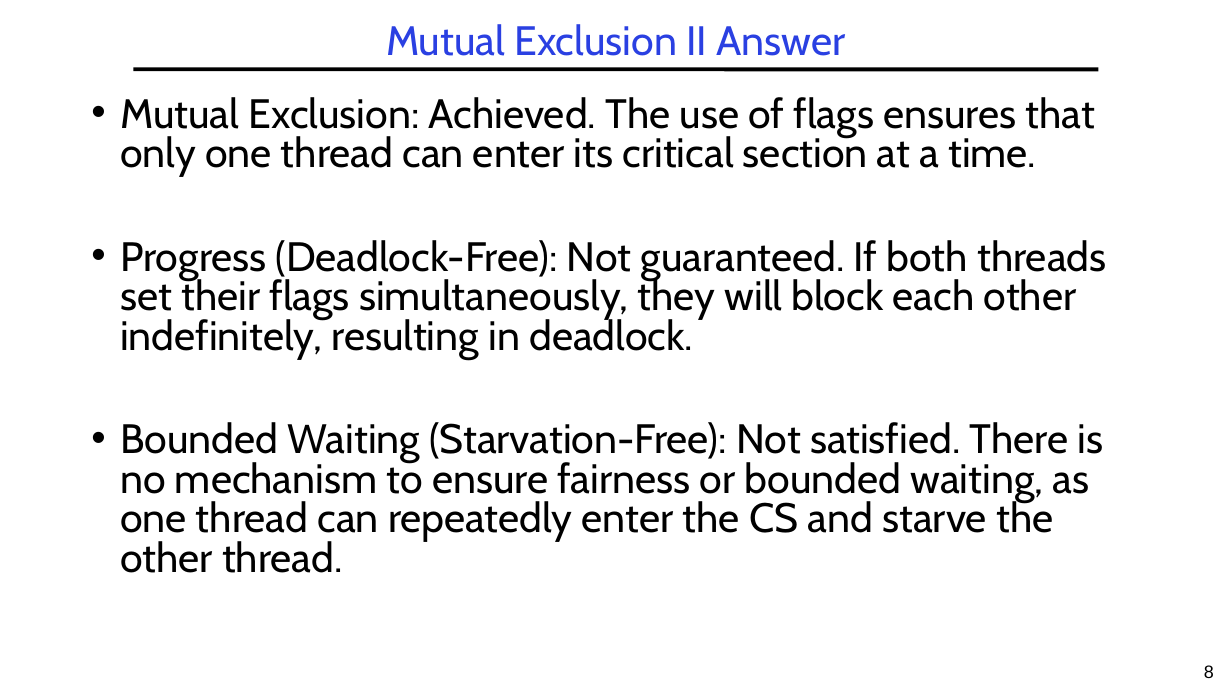
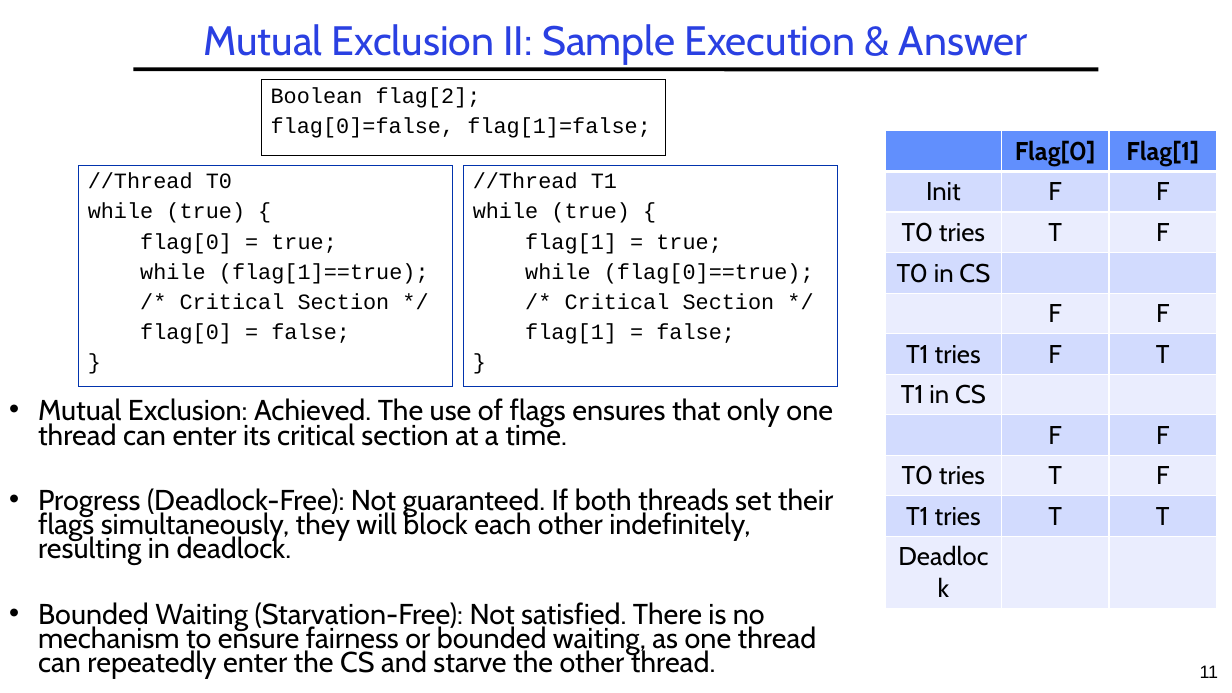
Before and after one commit to guhofstra/CSC256Fa25, a slide deck: slide 11 of PPTs/L3-Exercises ANS.pptx (slide 8 before the commit). Drawn at 1232x693 pixels with LibreOffice and Linux fonts; fonts in the diff are those of the drawing. Boxes give left, top, right and bottom in pixels: in the first picture for what was removed or moved away, otherwise in the second. Text is boxed around its words. In the diff, an @@ line names an element or a change of style, - is before the commit and + after.

```diff
--- a/PPTs/L3-Exercises ANS.pptx
+++ b/PPTs/L3-Exercises ANS.pptx
@@ title at (203,24,1028,65): text changed @@
-Mutual Exclusion II Answer
+Mutual Exclusion II: Sample Execution & Answer
@@ rectangle added at (262,79,666,154), outline #000000 0.75 pt, 17 pt, text #000000 @@
+Boolean flag[2];
+flag[0]=false, flag[1]=false;
@@ table added at (885,131,1215,572), 11 rows, 3 columns @@
+ | Flag[0] | Flag[1]
+Init | F | F
+T0 tries | T | F
+T0 in CS |  | 
+ | F | F
+T1 tries | F | T
+T1 in CS |  | 
+ | F | F
+T0 tries | T | F
+T1 tries | T | T
+Deadlock |  | 
@@ rectangle added at (79,165,453,387), outline #0234AD 0.75 pt, 17 pt, text #000000 @@
+//Thread T0
+while (true) {
+flag[0] = true;
+while (flag[1]==true);
+/* Critical Section */
+flag[0] = false;
+}
@@ rectangle added at (464,165,838,387), outline #0234AD 0.75 pt, 17 pt, text #000000 @@
+//Thread T1
+while (true) {
+flag[1] = true;
+while (flag[0]==true);
+/* Critical Section */
+flag[1] = false;
+}
@@ text "Mutual Exclusion: Achieved. The use ...": place and size @@
-text "Mutual Exclusion: Achieved. The use ..." at (120,97,1106,573)
+text "Mutual Exclusion: Achieved. The use ..." at (38,398,833,679)
@@ text "Mutual Exclusion: Achieved. The use ..." at (38,398,833,679): size 32 to 22.4 pt; line spacing 0.8 to 0.7; less space between paragraphs @@
@@ page number at (1200,665,1219,678): text changed @@
-8
+11
```
Also in this commit, not shown: 5 other slides changed, 3 slides added, 18 other files.
